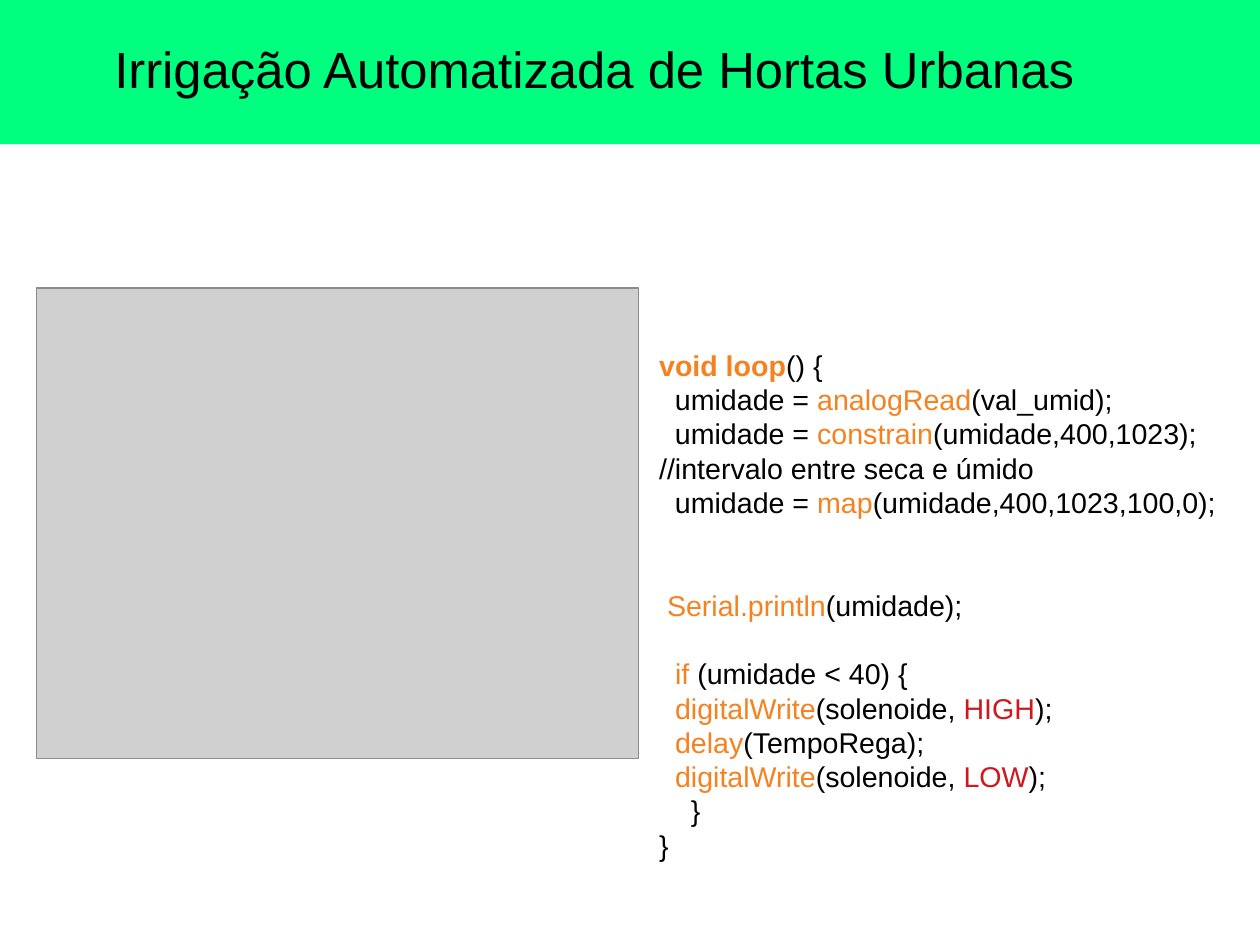
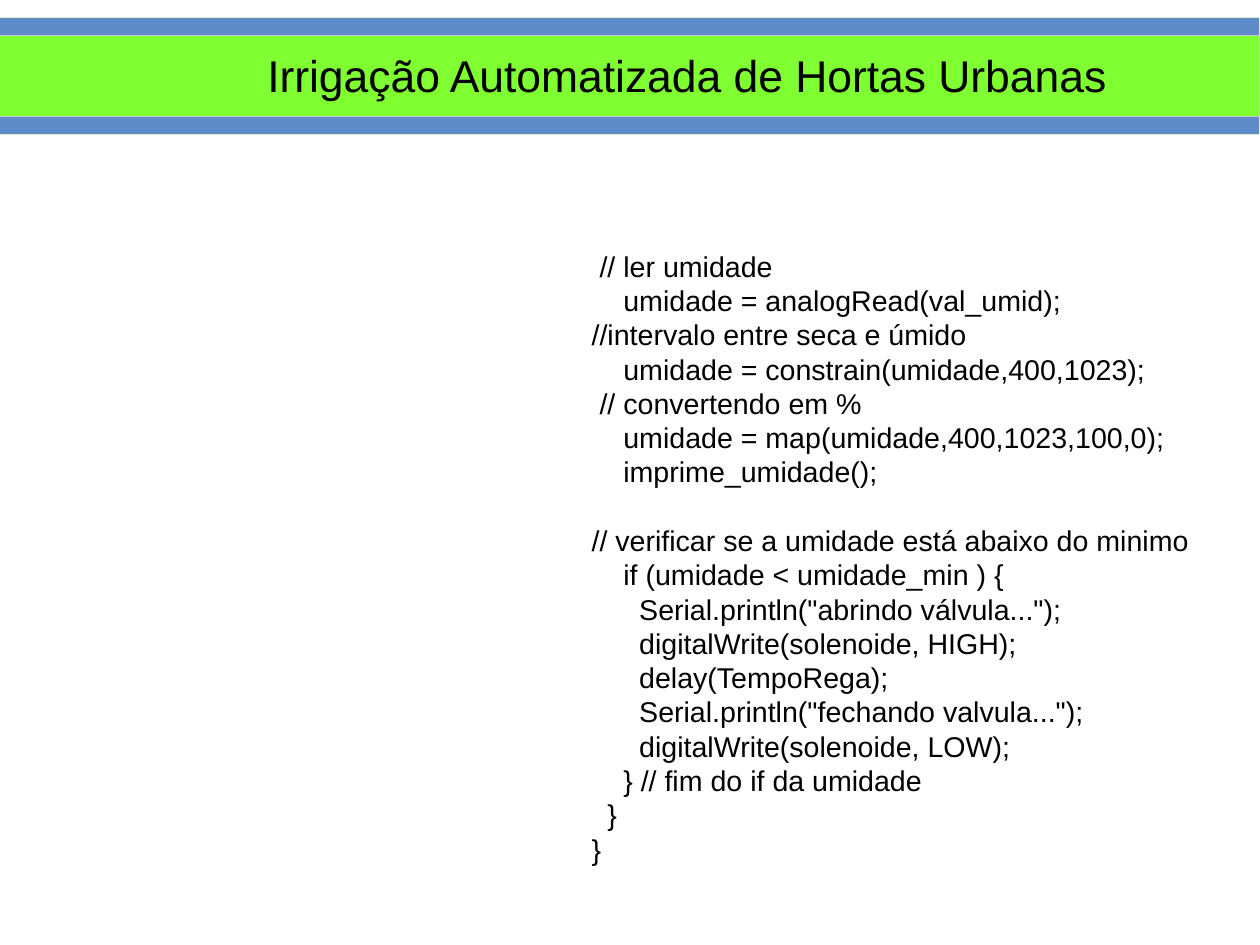
Before and after one commit to smjacques/Horta-Automatizada-ESDI, a slide deck: slide 27 of Slides/Uso de Arduino para Irrigação Automatizada de Hortas Urbanas.odp (slide 23 before the commit). Drawn at 1260x945 pixels with LibreOffice and Linux fonts; fonts in the diff are those of the drawing; grey boxes stand for pictures. Boxes give left, top, right and bottom in pixels: in the first picture for what was removed or moved away, otherwise in the second. Text is boxed around its words. In the diff, an @@ line names an element or a change of style, - is before the commit and + after.

```diff
--- a/Slides/Uso de Arduino para Irrigação Automatizada de Hortas Urbanas.odp
+++ b/Slides/Uso de Arduino para Irrigação Automatizada de Hortas Urbanas.odp
@@ rectangle added at (0, 18, 1260, 135), fill #5E8AC7, outline #E0EFD4 0 pt @@
@@ rectangle added at (0, 35, 1260, 117), fill #7FFF32, outline #CCCCCC 0 pt @@
@@ title "Irrigação Automatizada de Hortas Urbanas": place and size @@
-title "Irrigação Automatizada de Hortas Urbanas" at (0, 0, 1260, 144)
+title "Irrigação Automatizada de Hortas Urbanas" at (267, 59, 1106, 101)
@@ title "Irrigação Automatizada de Hortas Urbanas" at (267, 59, 1106, 101): size 32 to 28 pt; fill #00FE7F to none @@
@@ text "// ler umidade": place and size @@
-text "// ler umidade" at (659, 355, 1215, 793)
+text "// ler umidade" at (592, 256, 1188, 792)
@@ text at (623, 256, 773, 278): text changed; text colour #F58220 to #000000; bold off @@
-void loop() {
+// ler umidade
@@ picture removed at (37, 288, 639, 759) @@
@@ text at (623, 290, 1164, 762): text colour #F58220 to #000000 in "analogRead(val_umid);", "map(umidade,400,1023,100,0);", "digitalWrite(solenoide,", "delay(TempoRega);" and 1 more places; text colour #CE181E to #000000 in "HIGH);", "LOW);" @@
@@ text at (592, 324, 1144, 415): text changed @@
-umidade = constrain(umidade,400,1023); //intervalo entre seca e úmido
+//intervalo entre seca e úmido
+umidade = constrain(umidade,400,1023);
+// convertendo em %
@@ text at (615, 461, 1188, 625): text changed @@
-Serial.println(umidade);
-if (umidade < 40) {
+imprime_umidade();
+// verificar se a umidade está abaixo do minimo
+if (umidade < umidade_min ) {
+Serial.println("abrindo válvula...");
@@ text at (639, 701, 1083, 728): paragraph added @@
+Serial.println("fechando valvula...");
@@ text at (665, 770, 922, 792): paragraph added @@
+} // fim do if da umidade
```
Also in this commit, not shown: 21 other slides changed, 8 slides added, 4 slides removed, 17 other files.
